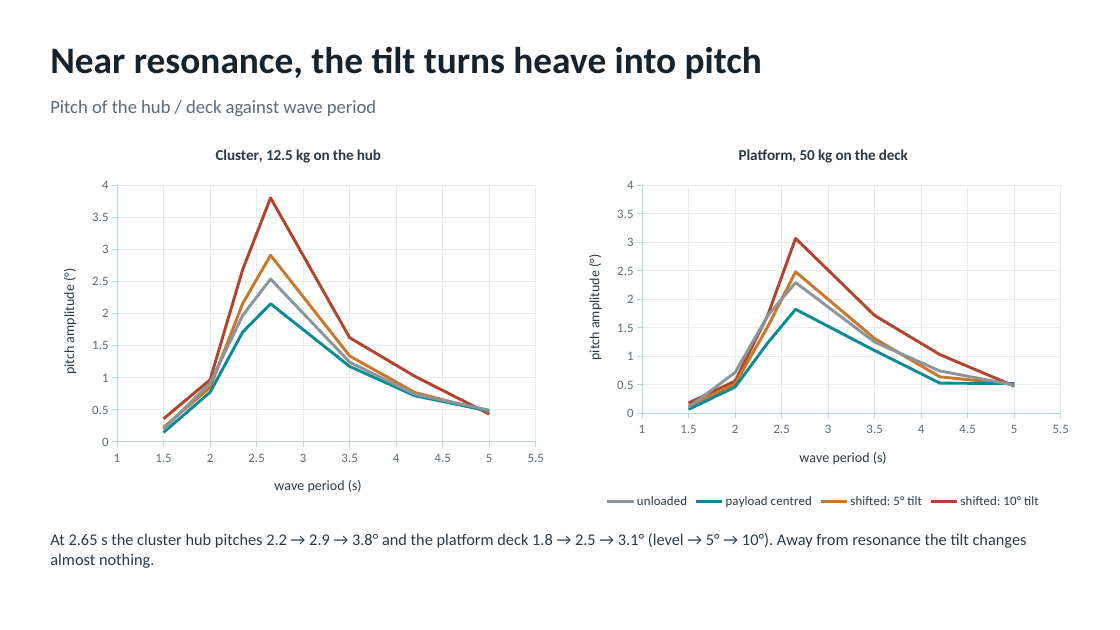
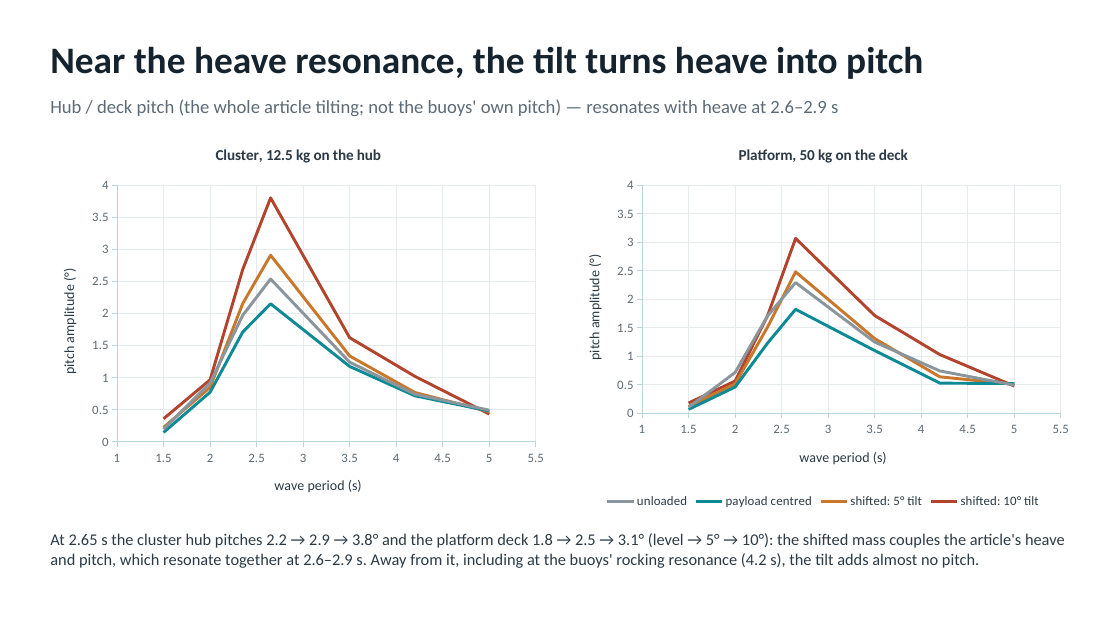
Before and after one commit to xabi80/HSP, a slide deck: slide 7 of studies/Payload_tilt_in_waves.pptx. Drawn at 1120x630 pixels with LibreOffice and Linux fonts; fonts in the diff are those of the drawing. Boxes give left, top, right and bottom in pixels: in the first picture for what was removed or moved away, otherwise in the second. Text is boxed around its words. In the diff, an @@ line names an element or a change of style, - is before the commit and + after.

```diff
--- a/studies/Payload_tilt_in_waves.pptx
+++ b/studies/Payload_tilt_in_waves.pptx
@@ text at (x1=50, y1=46, x2=923, y2=79): text changed @@
-Near resonance, the tilt turns heave into pitch
+Near the heave resonance, the tilt turns heave into pitch
@@ text at (x1=50, y1=99, x2=838, y2=116): text changed @@
-Pitch of the hub / deck against wave period
+Hub / deck pitch (the whole article tilting; not the buoys' own pitch) — resonates with heave at 2.6–2.9 s
@@ text at (x1=50, y1=533, x2=1065, y2=568): text changed @@
-At 2.65 s the cluster hub pitches 2.2 → 2.9 → 3.8° and the platform deck 1.8 → 2.5 → 3.1° (level → 5° → 10°). Away from resonance the tilt changes almost nothing.
+At 2.65 s the cluster hub pitches 2.2 → 2.9 → 3.8° and the platform deck 1.8 → 2.5 → 3.1° (level → 5° → 10°): the shifted mass couples the article's heave and pitch, which resonate together at 2.6–2.9 s. Away from it, including at the buoys' rocking resonance (4.2 s), the tilt adds almost no pitch.
```
Also in this commit, not shown: 2 other slides changed, 2 other files.
